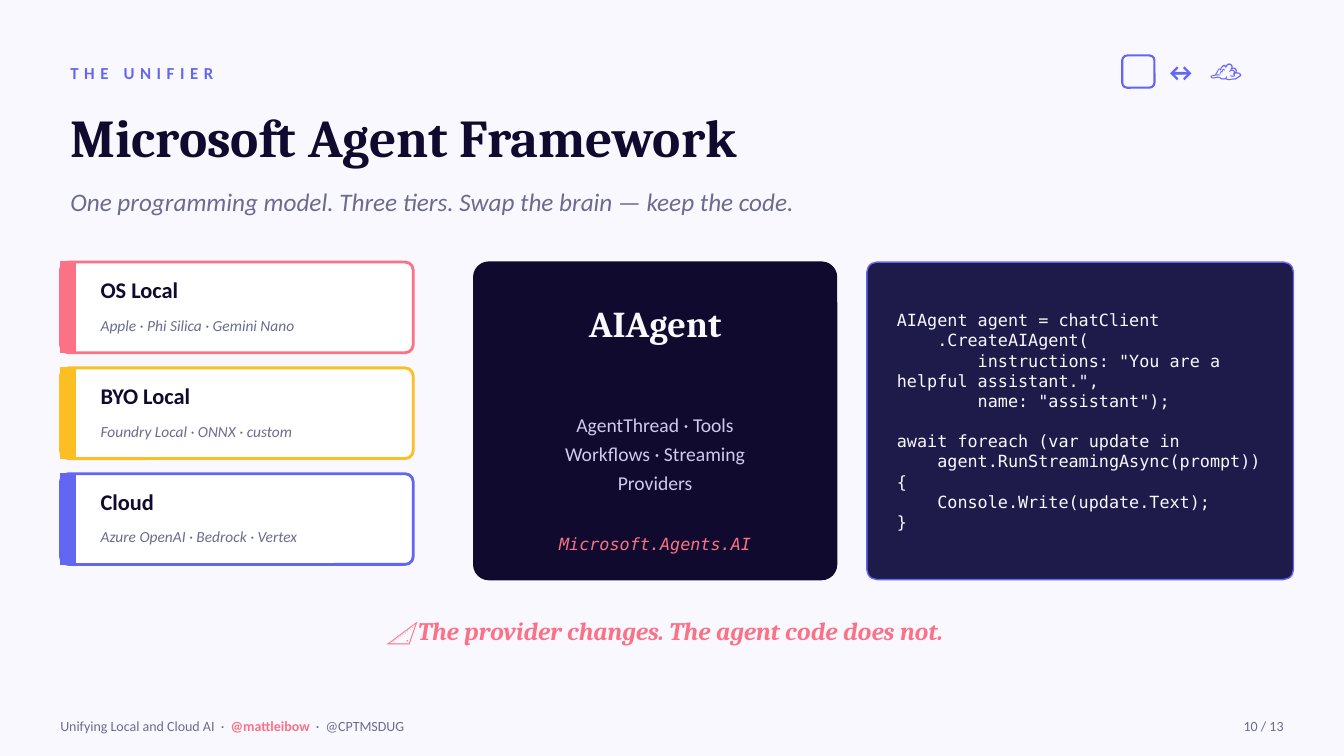
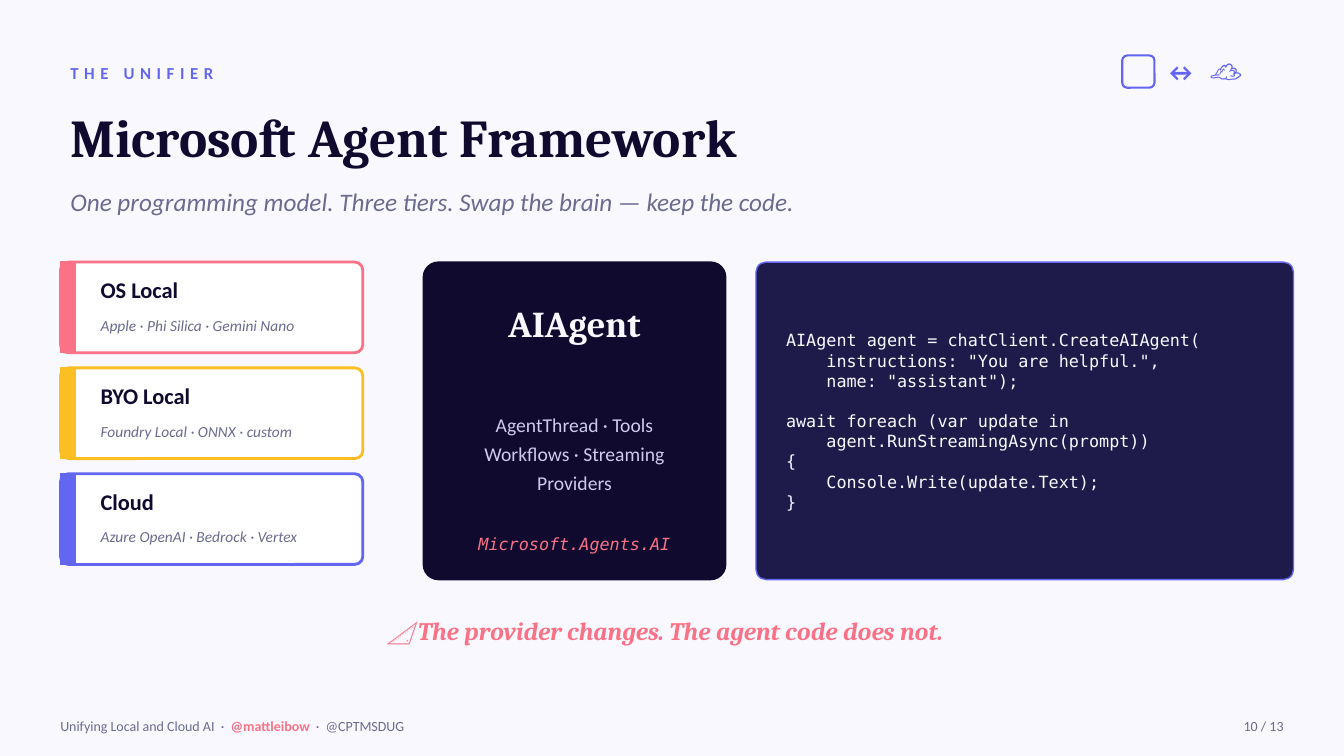
Before and after one commit to mattleibow/cptmsdug-local-cloud-agent-framework, a slide deck: slide 10 of slides/Unifying-Local-Cloud-AI.pptx. Drawn at 1344x756 pixels with LibreOffice and Linux fonts; fonts in the diff are those of the drawing. Boxes give left, top, right and bottom in pixels: in the first picture for what was removed or moved away, otherwise in the second. Text is boxed around its words. In the diff, an @@ line names an element or a change of style, - is before the commit and + after.

```diff
--- a/slides/Unifying-Local-Cloud-AI.pptx
+++ b/slides/Unifying-Local-Cloud-AI.pptx
@@ rounded rectangle: place and size @@
-rounded rectangle at (60,262,413,353)
+rounded rectangle at (60,262,363,353)
@@ rounded rectangle: place and size @@
-rounded rectangle at (474,262,837,580)
+rounded rectangle at (423,262,726,580)
@@ rounded rectangle at (423,262,726,580): proportions changed @@
@@ rounded rectangle: place and size @@
-rounded rectangle at (867,262,1294,580)
+rounded rectangle at (756,262,1294,580)
@@ text "AIAgent": place and size @@
-text "AIAgent" at (589,312,722,345)
+text "AIAgent" at (508,312,641,345)
@@ text "AIAgent agent = chatClient.CreateAIAgent(": place and size @@
-text "AIAgent agent = chatClient.CreateAIAgent(" at (897,313,1260,512)
+text "AIAgent agent = chatClient.CreateAIAgent(" at (786,333,1201,492)
@@ text at (786,333,1201,371): text changed @@
-AIAgent agent = chatClient
-.CreateAIAgent(
-instructions: "You are a helpful assistant.",
+AIAgent agent = chatClient.CreateAIAgent(
+instructions: "You are helpful.",
@@ rounded rectangle: place and size @@
-rounded rectangle at (60,368,413,459)
+rounded rectangle at (60,368,363,459)
@@ text "AgentThread · Tools": place and size @@
-text "AgentThread · Tools" at (565,418,745,490)
+text "AgentThread · Tools" at (484,418,664,490)
@@ 3 right triangles: place and size @@
-3 right triangles at (420,287,457,539)
+3 right triangles at (370,287,406,539)
@@ rounded rectangle: place and size @@
-rounded rectangle at (60,474,413,565)
+rounded rectangle at (60,474,363,565)
@@ text "Microsoft.Agents.AI": place and size @@
-text "Microsoft.Agents.AI" at (559,537,751,554)
+text "Microsoft.Agents.AI" at (478,537,670,554)
```
Also in this commit, not shown: 1 other file.
